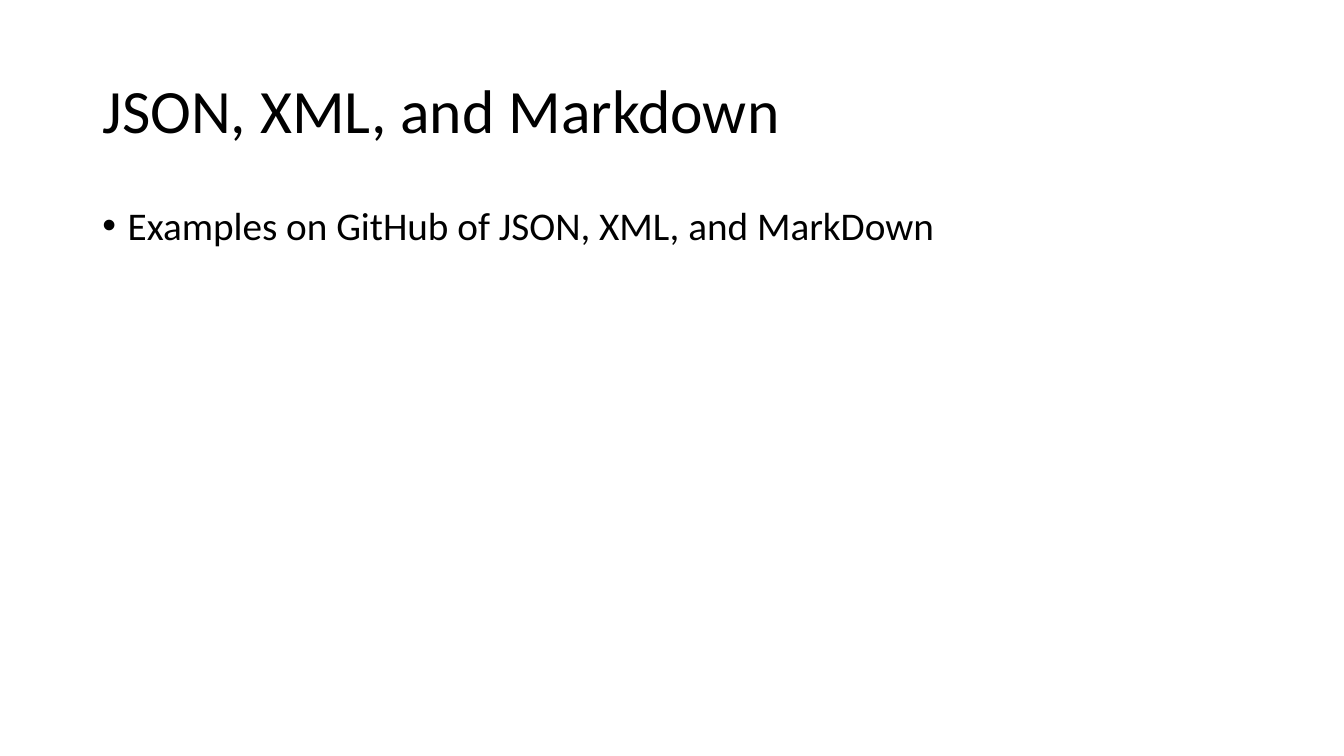
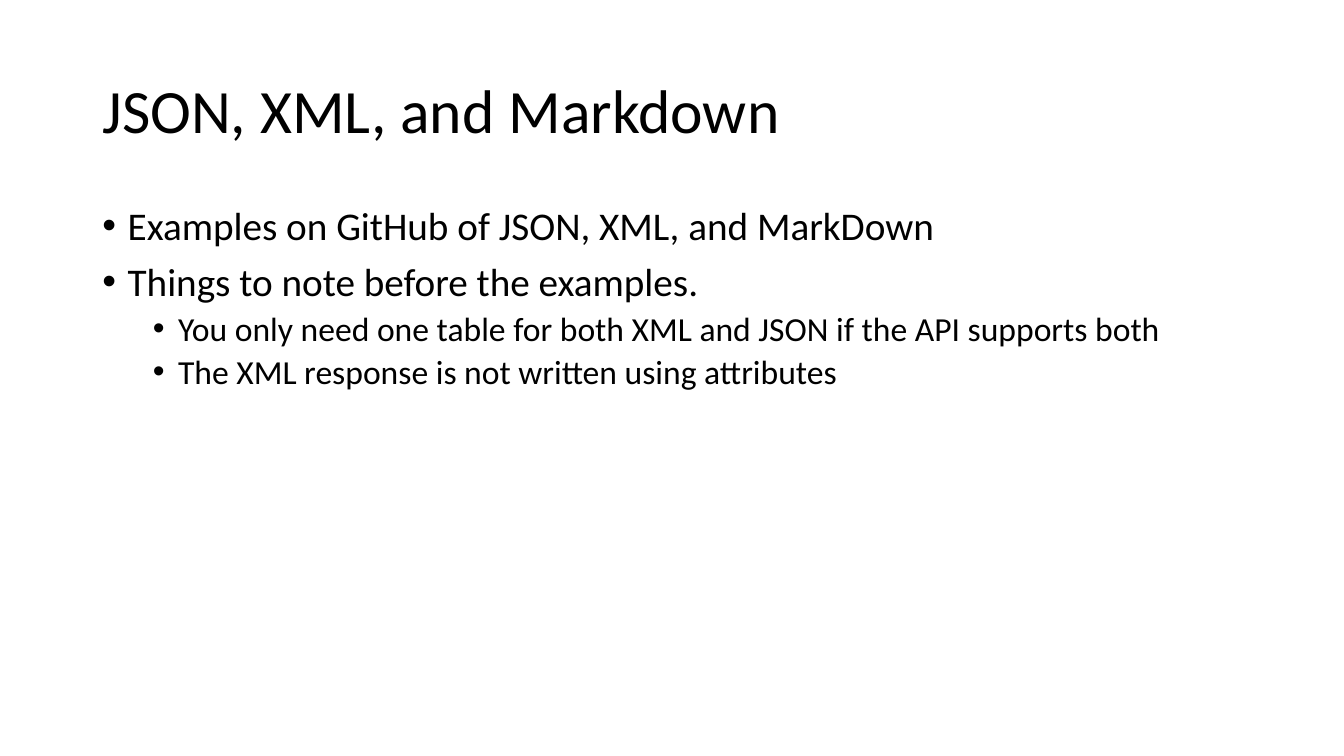
Before and after one commit to HyderickCSarrell/CS488_APIDOCPRESENTATION, a slide deck: slide 7 of APIDocPresentation.pptx. Drawn at 1344x756 pixels with LibreOffice and Linux fonts; fonts in the diff are those of the drawing. Boxes give left, top, right and bottom in pixels: in the first picture for what was removed or moved away, otherwise in the second. Text is boxed around its words. In the diff, an @@ line names an element or a change of style, - is before the commit and + after.

Commit message:
Added Response and Requests files, renamed player.json and player.xml to PlayerResponse, and Modified Presentation.

```diff
--- a/APIDocPresentation.pptx
+++ b/APIDocPresentation.pptx
@@ text at box(128, 268, 1159, 390): paragraphs added @@
+• Things to note before the examples.
+  • You only need one table for both XML and JSON if the API supports both
+  • The XML response is not written using attributes
```
Also in this commit, not shown: 6 other files.
